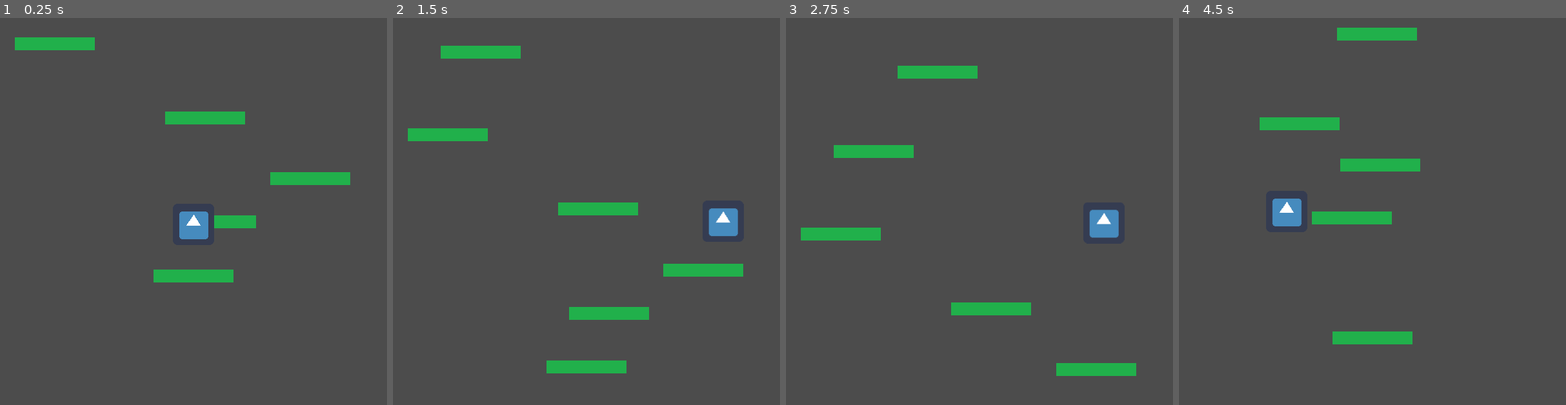
Above: before the commit, frames 1-4 (left to right).
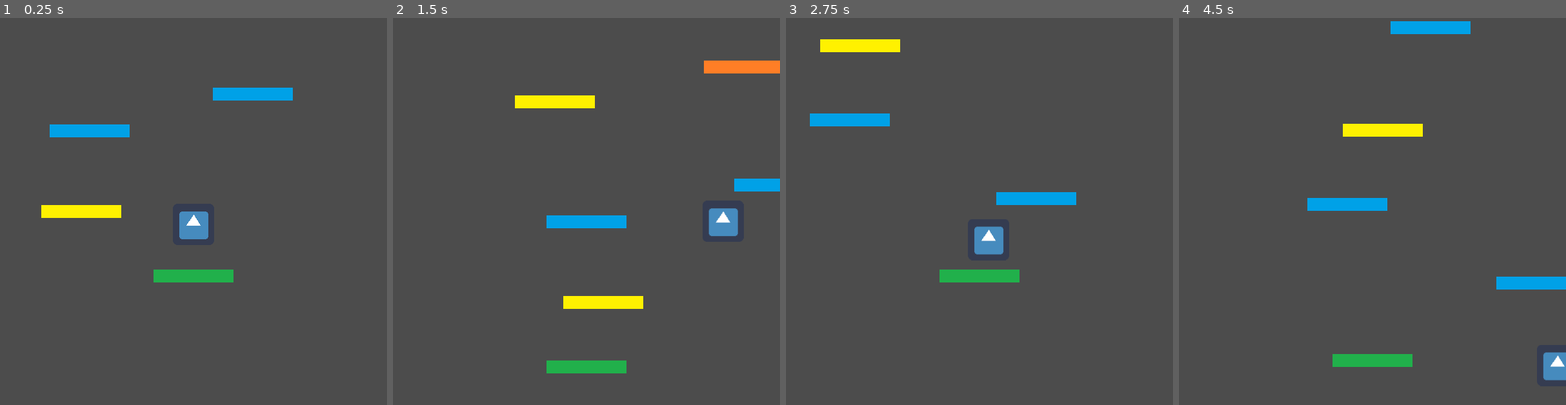
Above: after the commit, the same moments.

Repository: michalflog/ExampleGame
Game: Godot game, scene res://Main.tscn
Same seed, same stepped clock (60 frames per second), same inputs: the game is played once before the commit and once after it. The project has no main scene, so this scene is started directly. The engine's default icon, where the game draws it, is replaced by a stand-in: a white triangle on a blue panel in a dark square.
Inputs:
- Up to frame 1 (0.25 s): no input
- Up to frame 2 (1.5 s): hold Right (ui_right) 0.53-1.28 s; hold Left (ui_left) from 1.28 s (still down)
- Up to frame 3 (2.75 s): release Left (ui_left) at 2.03 s; hold Right (ui_right) from 2.03 s (still down)
- Up to frame 4 (4.5 s): release Right (ui_right) at 3.53 s; hold Left (ui_left) from 3.53 s (still down)

The runs differ from the first frame. In frame 1, 4.5% of the frame differs, in the area x 3-91%, y 5-55%; in frame 2, 6.5%; in frame 3, 7.3%; in frame 4, 7.6%, in the area x 20-100%, y 0-94%.

Commit message:
add new platforms
add cracking platform
add moving cracking platform

Diff:
--- a/Main.gd
+++ b/Main.gd
@@ -6,6 +6,10 @@
 export var platforms_min_gap = 50
 export var platforms_max_gap = 190
 export (PackedScene) var Platform
+export (PackedScene) var MovingPlatform
+export (PackedScene) var CrackingPlatform
+export (PackedScene) var MovingCrackingPlatform
+
 var screen_size
 
 # Called when the node enters the scene tree for the first time.
@@ -45,9 +49,17 @@
 		if x.position.y < posY:
 			posY = x.position.y
 
-	var platform = Platform.instance()
+	var plat_num = randi() % 4
+	var platform
+	if plat_num == 0:
+		platform = Platform.instance()
+	elif plat_num == 1:
+		platform = MovingPlatform.instance()
+	elif plat_num == 2:
+		platform = CrackingPlatform.instance()
+	elif plat_num == 3:
+		platform = MovingCrackingPlatform.instance()
 
-	platform.name = "Platform"
 	platform.position.x = rand_range(50, screen_size.x - 50)
 	platform.position.y = posY - rand_range(platforms_min_gap, platforms_max_gap)
 
--- a/Main.tscn
+++ b/Main.tscn
@@ -1,17 +1,23 @@
-[gd_scene load_steps=4 format=2]
+[gd_scene load_steps=7 format=2]
 
 [ext_resource path="res://Main.gd" type="Script" id=1]
 [ext_resource path="res://Platform.tscn" type="PackedScene" id=2]
-[ext_resource path="res://Player.tscn" type="PackedScene" id=3]
+[ext_resource path="res://MovingPlatform.tscn" type="PackedScene" id=3]
+[ext_resource path="res://crackingPlatform.tscn" type="PackedScene" id=4]
+[ext_resource path="res://movingCrackingPlatform.tscn" type="PackedScene" id=5]
+[ext_resource path="res://Player.tscn" type="PackedScene" id=6]
 
 [node name="Main" type="Node2D"]
 script = ExtResource( 1 )
 Platform = ExtResource( 2 )
+MovingPlatform = ExtResource( 3 )
+CrackingPlatform = ExtResource( 4 )
+MovingCrackingPlatform = ExtResource( 5 )
 
 [node name="Platform" parent="." instance=ExtResource( 2 )]
 position = Vector2( 300, 400 )
 
-[node name="Player" parent="." instance=ExtResource( 3 )]
+[node name="Player" parent="." instance=ExtResource( 6 )]
 
 [node name="Camera2D" type="Camera2D" parent="."]
 current = true
--- /dev/null
+++ b/MovingPlatform.gd
@@ -0,0 +1,27 @@
+extends Area2D
+
+# Declare member variables here. Examples:
+# var a = 2
+# var b = "text"
+
+export var min_move_speed = 20
+export var max_move_speed = 200
+
+var direction = 1
+var move_speed
+var screen_size
+
+# Called when the node enters the scene tree for the first time.
+func _ready():
+	screen_size = get_viewport_rect().size
+	move_speed = rand_range(min_move_speed, max_move_speed)
+	pass # Replace with function body.
+
+# Called every frame. 'delta' is the elapsed time since the previous frame.
+func _physics_process(delta):
+	position.x += direction * move_speed * delta
+	if position.x > screen_size.x:
+		direction = -1
+	elif position.x < 0:
+		direction = 1
+	pass
--- /dev/null
+++ b/MovingPlatform.tscn
@@ -0,0 +1,21 @@
+[gd_scene load_steps=4 format=2]
+
+[ext_resource path="res://MovingPlatform.gd" type="Script" id=1]
+[ext_resource path="res://movingPlatform.png" type="Texture" id=2]
+
+[sub_resource type="RectangleShape2D" id=1]
+extents = Vector2( 62, 3.72637 )
+
+[node name="Platform" type="Area2D" groups=[
+"platform",
+]]
+z_index = -1
+script = ExtResource( 1 )
+
+[node name="Sprite" type="Sprite" parent="."]
+scale = Vector2( 2, 2 )
+texture = ExtResource( 2 )
+
+[node name="CollisionShape2D" type="CollisionShape2D" parent="."]
+position = Vector2( 0, -6.01041 )
+shape = SubResource( 1 )
--- a/Player.gd
+++ b/Player.gd
@@ -53,3 +53,5 @@
 	if area.is_in_group("platform"):
 		if velocity.y >= 0:
 			velocity.y = -bounce_val
+			if area.is_in_group("crackingPlatform"):
+				area.queue_free()
--- /dev/null
+++ b/crackingPlatform.gd
@@ -0,0 +1,18 @@
+extends Area2D
+
+# Declare member variables here. Examples:
+# var a = 2
+# var b = "text"
+
+# Called when the node enters the scene tree for the first time.
+func _ready():
+	pass # Replace with function body.
+
+# Called every frame. 'delta' is the elapsed time since the previous frame.
+#func _process(delta):
+#	pass
+
+
+func _on_Platform_area_entered(area):
+
+	pass # Replace with function body.
--- /dev/null
+++ b/crackingPlatform.tscn
@@ -0,0 +1,22 @@
+[gd_scene load_steps=4 format=2]
+
+[ext_resource path="res://crackingPlatform.gd" type="Script" id=1]
+[ext_resource path="res://crackingPlatform.png" type="Texture" id=2]
+
+[sub_resource type="RectangleShape2D" id=1]
+extents = Vector2( 62, 3.72637 )
+
+[node name="Platform" type="Area2D" groups=[
+"platform",
+"crackingPlatform",
+]]
+z_index = -1
+script = ExtResource( 1 )
+
+[node name="Sprite" type="Sprite" parent="."]
+scale = Vector2( 2, 2 )
+texture = ExtResource( 2 )
+
+[node name="CollisionShape2D" type="CollisionShape2D" parent="."]
+position = Vector2( 0, -6.01041 )
+shape = SubResource( 1 )
--- /dev/null
+++ b/movingCrackingPlatform.gd
@@ -0,0 +1,13 @@
+extends Area2D
+
+# Declare member variables here. Examples:
+# var a = 2
+# var b = "text"
+
+# Called when the node enters the scene tree for the first time.
+func _ready():
+	pass # Replace with function body.
+
+# Called every frame. 'delta' is the elapsed time since the previous frame.
+#func _process(delta):
+#	pass
--- /dev/null
+++ b/movingCrackingPlatform.tscn
@@ -0,0 +1,22 @@
+[gd_scene load_steps=4 format=2]
+
+[ext_resource path="res://MovingPlatform.gd" type="Script" id=1]
+[ext_resource path="res://movingCrackingPlatform.png" type="Texture" id=2]
+
+[sub_resource type="RectangleShape2D" id=1]
+extents = Vector2( 62, 3.72637 )
+
+[node name="Platform" type="Area2D" groups=[
+"platform",
+"crackingPlatform",
+]]
+z_index = -1
+script = ExtResource( 1 )
+
+[node name="Sprite" type="Sprite" parent="."]
+scale = Vector2( 2, 2 )
+texture = ExtResource( 2 )
+
+[node name="CollisionShape2D" type="CollisionShape2D" parent="."]
+position = Vector2( 0, -6.01041 )
+shape = SubResource( 1 )
Binary file added: crackingPlatform.png
Not shown, added: crackingPlatform.png.import
Binary file added: movingCrackingPlatform.png
Not shown, added: movingCrackingPlatform.png.import
Binary file added: movingPlatform.png
Not shown, added: movingPlatform.png.import
